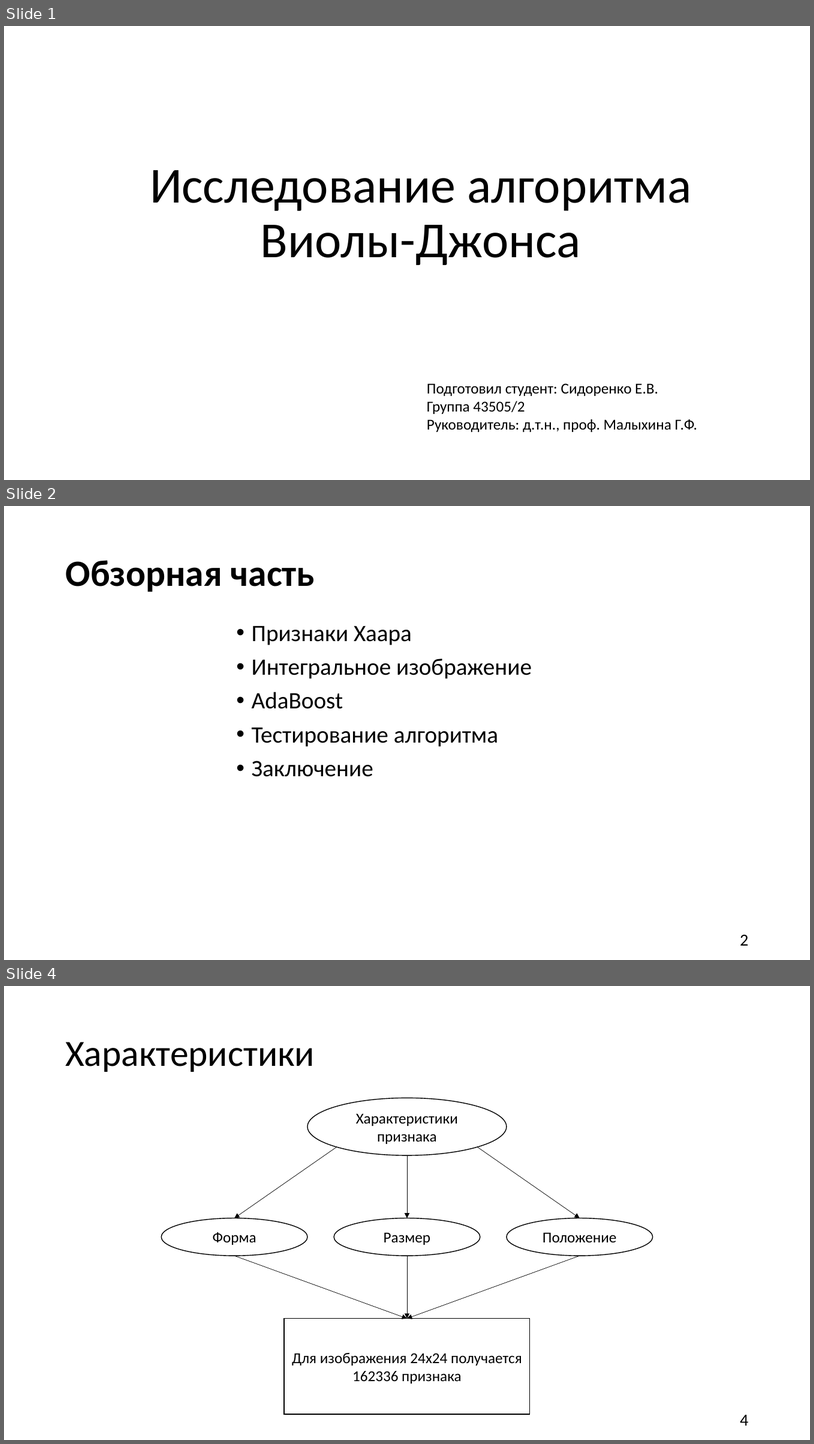
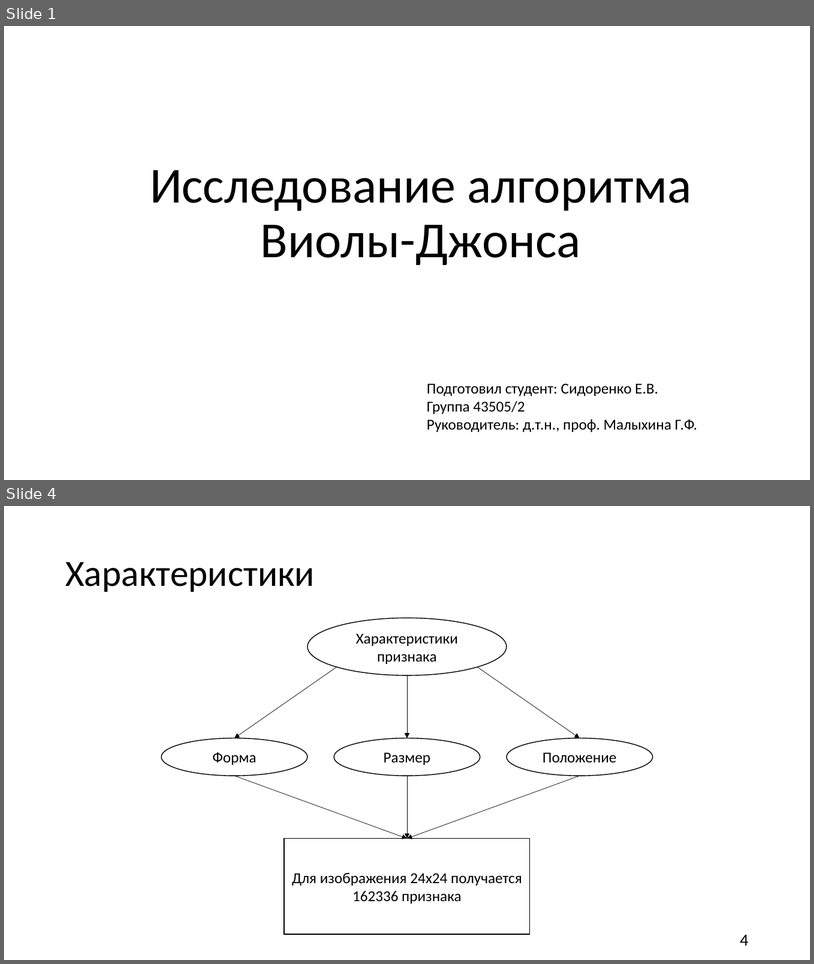
Before and after one commit to MYIIIKET/Diplom, a slide deck: Main/Презентация_BW.pptx. Shown one above the other, each under a label of ours: slides 1, 2 and 4 before the commit, slides 1 and 4 after it; the slides between them are not shown. The pictures are 814x1444 and 814x964 pixels, drawn with LibreOffice and Linux fonts; fonts in the diff are those of the drawing. Boxes give left, top, right and bottom in pixels: in the first picture for what was removed or moved away, otherwise in the second. Text is boxed around its words. In the diff, an @@ line names an element or a change of style, - is before the commit and + after.

```diff
--- a/Main/Презентация_BW.pptx
+++ b/Main/Презентация_BW.pptx
@@ slide 2 removed at (x1=4, y1=506, x2=810, y2=960), background #FFFFFF @@
@@ title removed at (x1=65, y1=560, x2=315, y2=592) @@
-Обзорная часть
@@ text removed at (x1=252, y1=626, x2=532, y2=777) @@
-• Признаки Хаара
-• Интегральное изображение
-• AdaBoost
-• Тестирование алгоритма
-• Заключение
@@ page number removed at (x1=740, y1=934, x2=749, y2=945) @@
-2
```
Also in this commit, not shown: 4 slides changed, 1 slide added, 4 other files.
